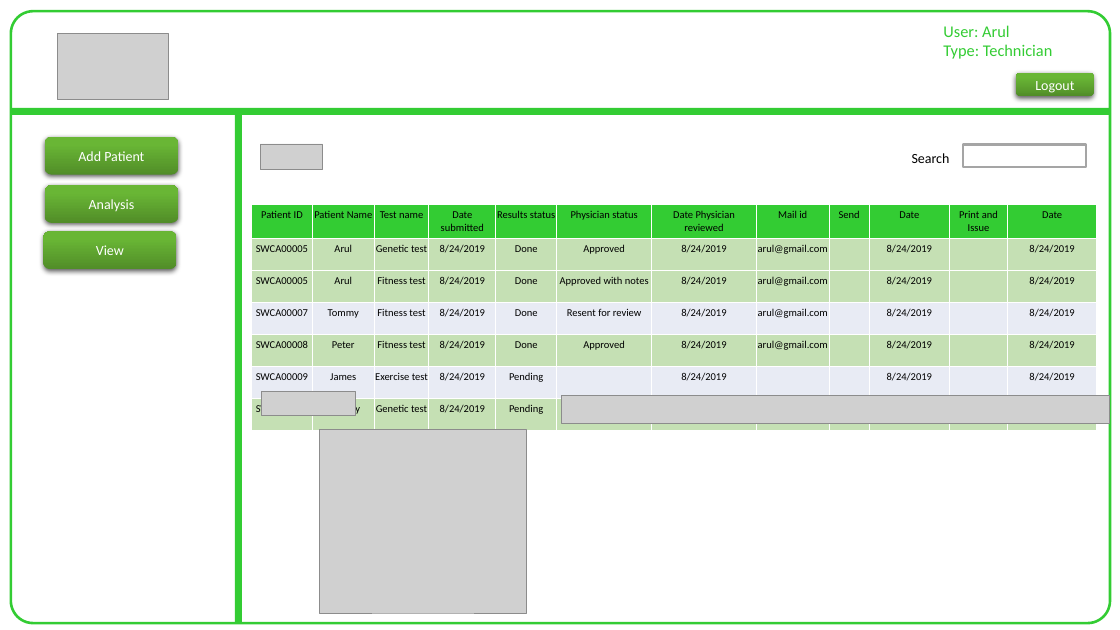
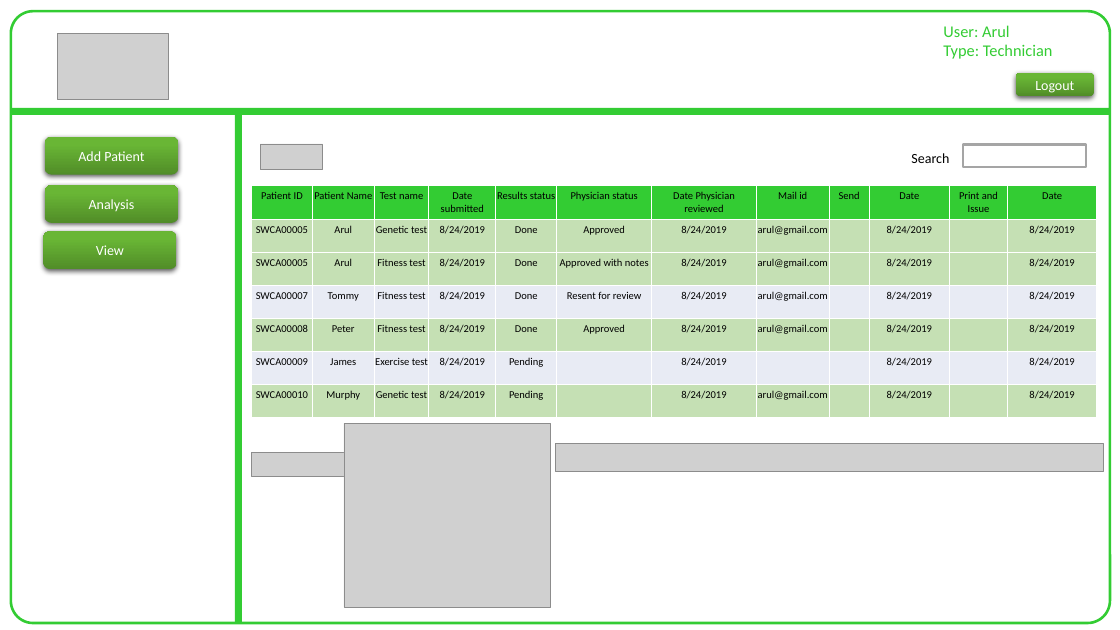
Before and after one commit to ArraygenTechnology/FlaskApp, a slide deck: slide 4 of 0.0_3qpK.0_3qrT!attachment!a1_Tool_GUI_20201210.pptx. Drawn at 1120x630 pixels with LibreOffice and Linux fonts; fonts in the diff are those of the drawing; grey boxes stand for pictures. Boxes give left, top, right and bottom in pixels: in the first picture for what was removed or moved away, otherwise in the second. Text is boxed around its words. In the diff, an @@ line names an element or a change of style, - is before the commit and + after.

```diff
--- a/0.0_3qpK.0_3qrT!attachment!a1_Tool_GUI_20201210.pptx
+++ b/0.0_3qpK.0_3qrT!attachment!a1_Tool_GUI_20201210.pptx
@@ table: place and size @@
-table at (251, 204, 1096, 419)
+table at (251, 185, 1096, 417)
@@ picture: place and size @@
-picture at (319, 429, 526, 613)
+picture at (344, 423, 550, 607)
@@ picture: place and size @@
-picture at (561, 395, 1109, 423)
+picture at (555, 444, 1103, 472)
@@ picture: place and size @@
-picture at (262, 392, 356, 415)
+picture at (251, 453, 345, 476)
```
Also in this commit, not shown: 2 other slides changed, 14 other files.
